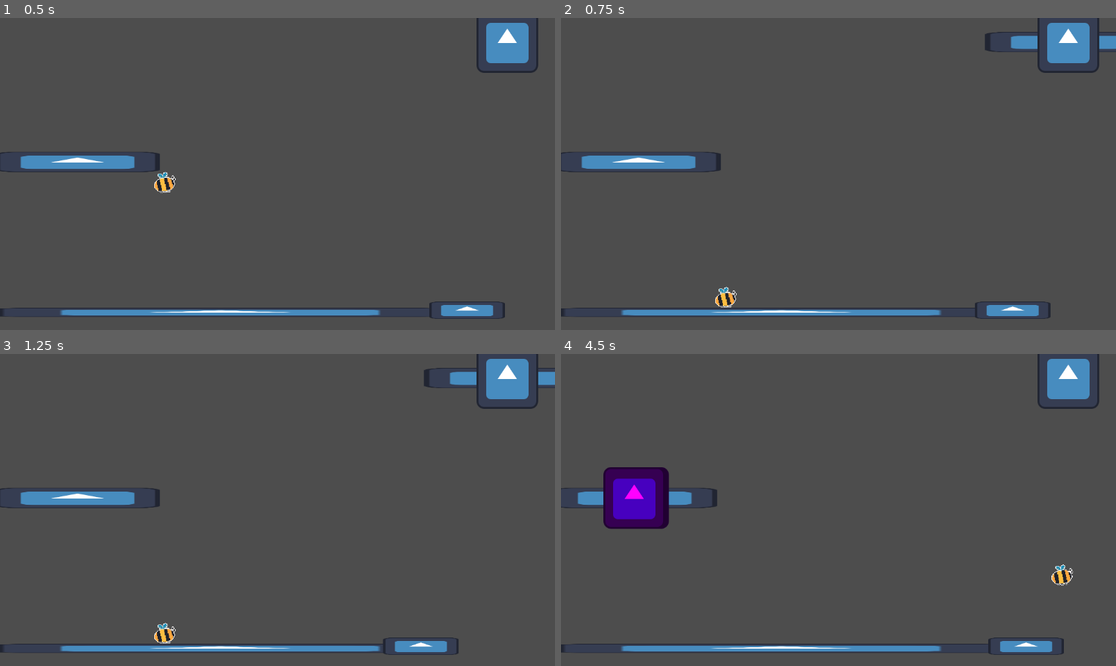
Above: before the commit, frames 1-4 (two rows, left to right).
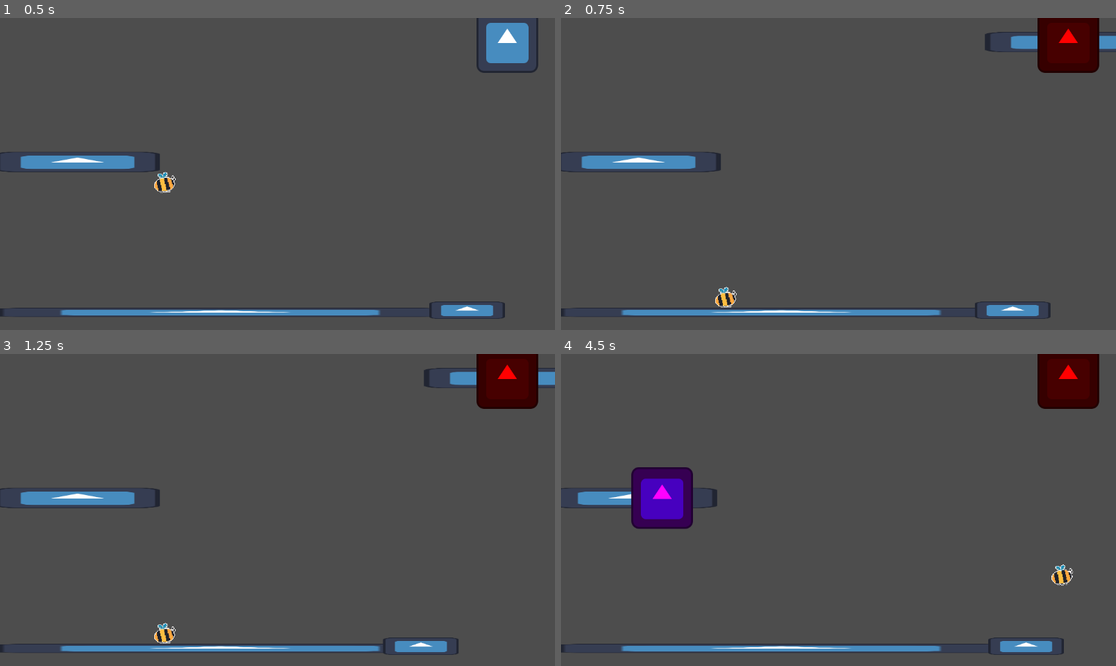
Above: after the commit, the same moments.

Repository: schmertenk/platformer
Game: Godot game, scene res://Game.tscn
Same seed, same stepped clock (60 frames per second), same inputs: the game is played once before the commit and once after it. The engine's default icon, where the game draws it, is replaced by a stand-in: a white triangle on a blue panel in a dark square.
Inputs (mouse positions are in pixels of both pictures, inside the frame that each line leads up to):
- Up to frame 1 (0.5 s): no input
- Up to frame 2 (0.75 s): click (1066, 42) at 0.5 s
- Up to frame 3 (1.25 s): no input
- Up to frame 4 (4.5 s): move the mouse to (638, 497) at 1.27 s; hold Right (right) 1.28-2.78 s; click (638, 497) at 1.35 s; tap Space (jump) at 1.52, 2.27, 3.77 s; move the mouse to (638, 497) at 2.02 s; click (638, 497) at 2.1 s; move the mouse to (638, 497) at 2.77 s; hold Left (left) 2.78-3.53 s; click (638, 497) at 2.85 s; move the mouse to (633, 497) at 3.52 s; hold Right (right) from 3.53 s (still down); click (633, 497) at 3.6 s; move the mouse to (633, 497) at 4.27 s; click (633, 497) at 4.35 s

Frame 1 is identical in both runs. In frame 2, 1.9% of the frame differs, in the area x 85-97%, y 0-18%; in frame 3, 1.9%; in frame 4, 4.5%, in the area x 7-97%, y 0-57%.
Error before the commit: Attempt to call function 'instantiate' in base 'null instance' on a null instance. (res://Scenes/ControlPlatformWrapper/ControlPlatformWrapper.gd:34)
Error after the commit: Attempt to call function 'instantiate' in base 'null instance' on a null instance. (res://Scenes/ControlPlatformWrapper/ControlPlatformWrapper.gd:36)

Commit message:
edited wrapper

Diff:
--- a/Scenes/ControlPlatformWrapper/ControlPlatformWrapper.gd
+++ b/Scenes/ControlPlatformWrapper/ControlPlatformWrapper.gd
@@ -1,4 +1,6 @@
 extends Node2D
+
+class_name ControlPlatformWrapper
 
 
 @export var control_platform_path = ""
@@ -33,6 +35,7 @@
 func drop():
 	var platform = load(control_platform_path).instantiate()
 	control_platform = platform
+	platform.wrapper = self
 	Global.control_platforms[control_platform.id] = true
 	Global.game.add_child(platform)
 	platform.body.global_position = global_position
--- a/Scenes/ControlPlatforms/ControlPlatform.gd
+++ b/Scenes/ControlPlatforms/ControlPlatform.gd
@@ -5,3 +5,10 @@
 @export var id = ""
 
 @onready var body = $Body
+
+var wrapper:ControlPlatformWrapper
+
+func _physics_process(delta):
+	if wrapper:
+		wrapper.global_position = body.global_position
+		wrapper.global_rotation = body.global_rotation
--- a/Scenes/UI/ControlPlatformMenu/ControlPlatformSlot.gd
+++ b/Scenes/UI/ControlPlatformMenu/ControlPlatformSlot.gd
@@ -2,9 +2,21 @@
 
 
 @export var wrapper_path = ""
+var enabled = true
+
+func enable():
+	enabled = true
+	modulate = Color.WHITE
+
+func disable():
+	enabled = false
+	modulate = Color.RED
 
 
 func _on_button_button_down():
+	if !enabled:
+		return
+	disable()
 	var wrapper = load(wrapper_path).instantiate()
 	Global.game.add_child(wrapper)
 	wrapper.global_position = get_global_mouse_position()
